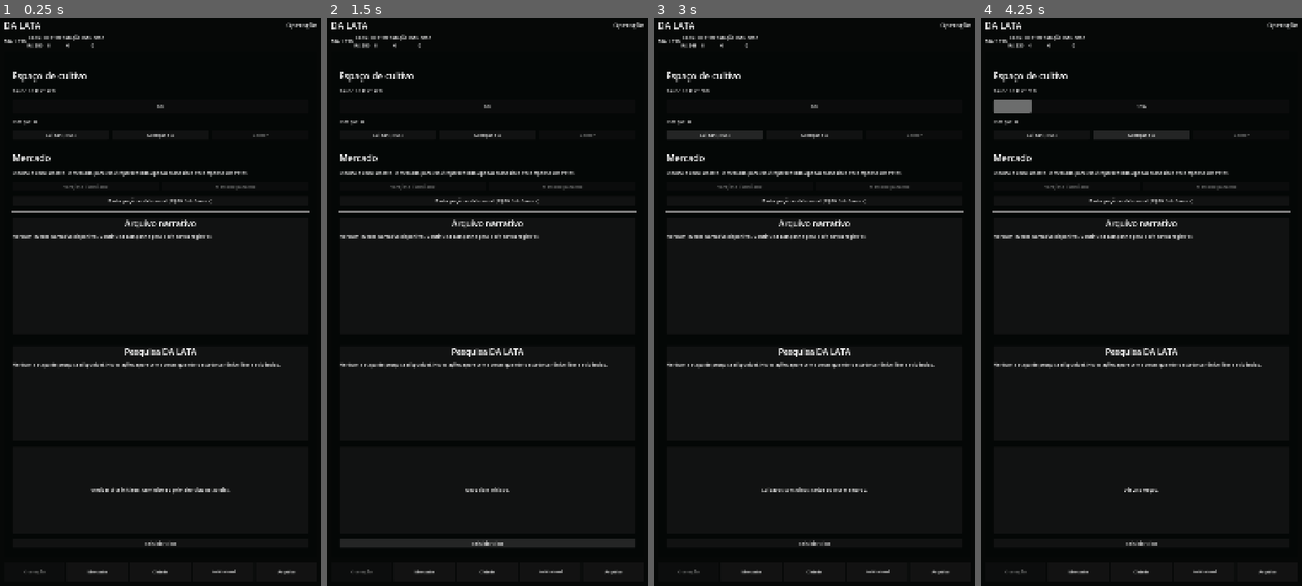
Above: before the commit, frames 1-4 (left to right).
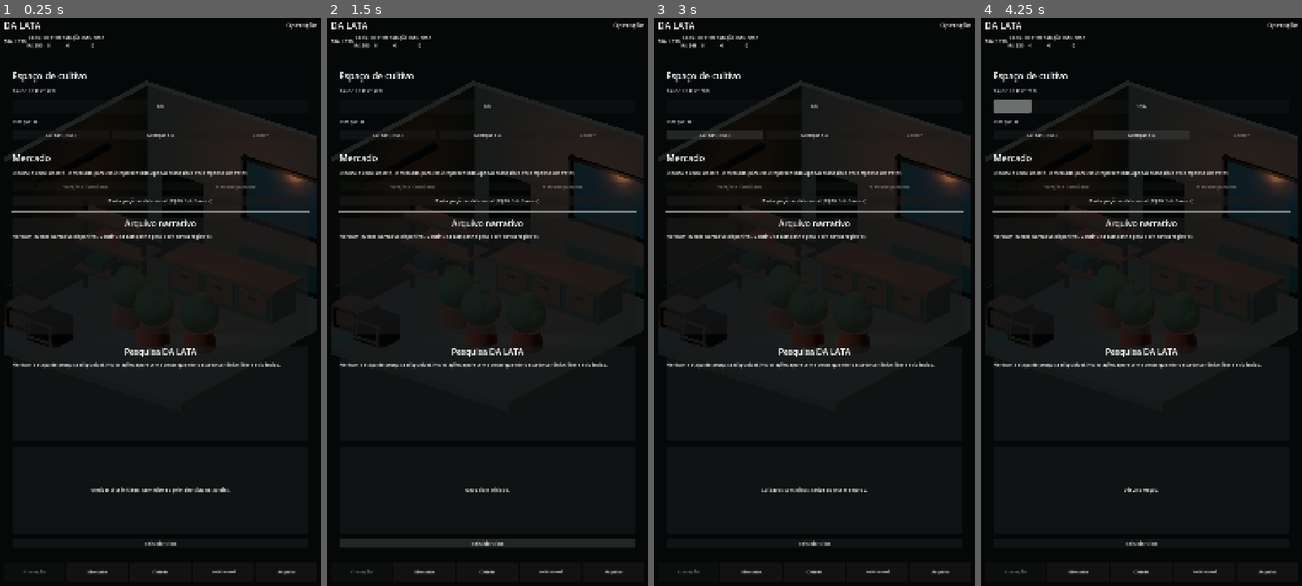
Above: after the commit, the same moments.

Repository: az1nn/growing-rio
Game: Godot game, scene res://scenes/shell/game_shell.tscn
Same seed, same stepped clock (60 frames per second), same inputs: the game is played once before the commit and once after it.
Inputs:
- Up to frame 1 (0.25 s): no input
- Up to frame 2 (1.5 s): click "Reiniciar ciclo" at 0.5 s; click "Reiniciar ciclo" at 1.25 s
- Up to frame 3 (3 s): click "Reiniciar ciclo" at 2 s; click "Cuidar (-R$5)" at 2.75 s
- Up to frame 4 (4.25 s): click "Avançar dia" at 3.5 s

The runs differ from the first frame. In frame 1, 5.8% of the frame differs, in the area x 1-99%, y 10-58%; in frame 2, 5.8%; in frame 3, 5.8%; in frame 4, 5.8%.

Commit message:
fix(cena): render operation diorama through subviewport

Diff:
--- a/scenes/main/main.tscn
+++ b/scenes/main/main.tscn
@@ -13,7 +13,19 @@
 script = ExtResource("1_main")
 
 
-[node name="OperationDiorama" parent="." instance=ExtResource("2_diorama")]
+[node name="DioramaViewportContainer" type="SubViewportContainer" parent="."]
+layout_mode = 1
+anchors_preset = 15
+anchor_right = 1.0
+anchor_bottom = 1.0
+grow_horizontal = 2
+grow_vertical = 2
+mouse_filter = 2
+stretch = true
+
+[node name="DioramaViewport" type="SubViewport" parent="DioramaViewportContainer"]
+
+[node name="OperationDiorama" parent="DioramaViewportContainer/DioramaViewport" instance=ExtResource("2_diorama")]
 
 [node name="AtmosphereVeil" type="ColorRect" parent="."]
 layout_mode = 1
